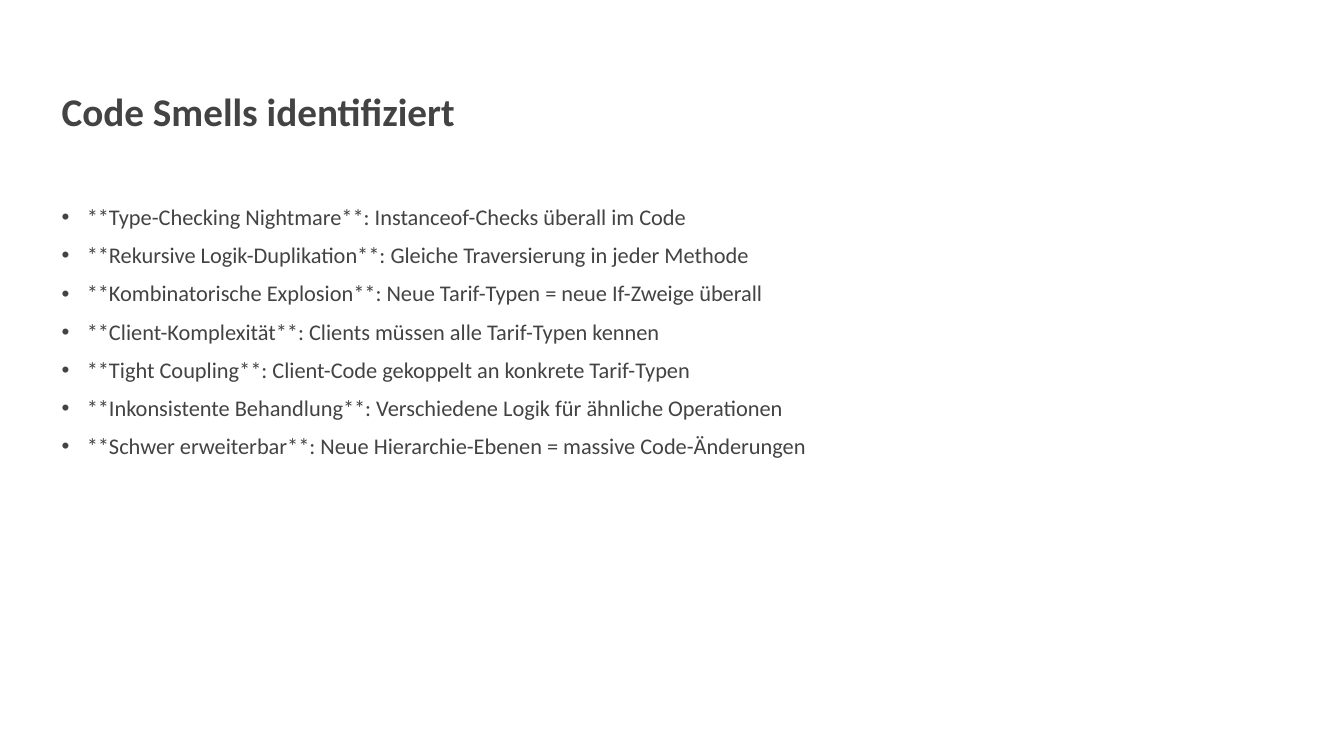
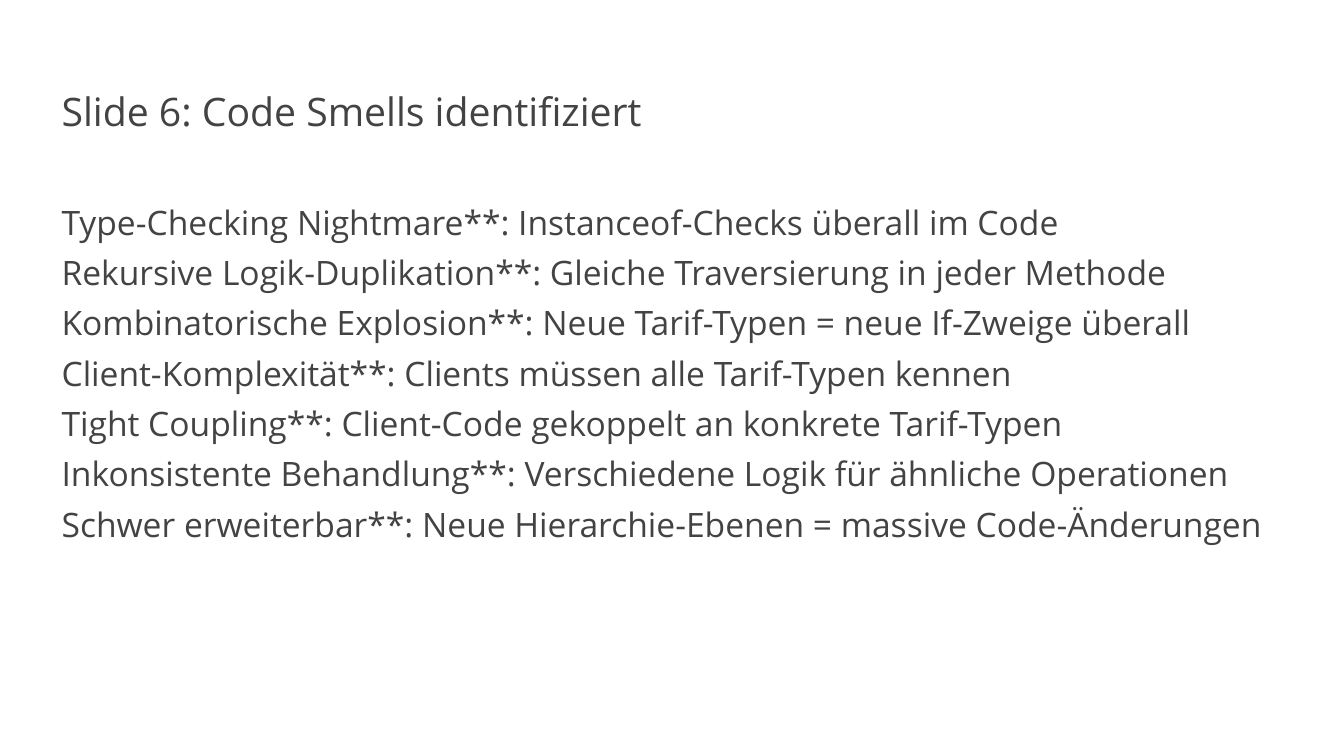
Before and after one commit to vanillacore-net/september-2025-telekom-training, a slide deck: slide 7 of presentations/powerpoint/block2-presentation.pptx. Drawn at 1344x756 pixels with LibreOffice and Linux fonts; fonts in the diff are those of the drawing; background and template pictures are left out. Boxes give left, top, right and bottom in pixels: in the first picture for what was removed or moved away, otherwise in the second. Text is boxed around its words. In the diff, an @@ line names an element or a change of style, - is before the commit and + after.

Commit message:
Fix Block 2 font issues - remove Calibri overrides
- Remove all explicit font.name = 'Calibri' settings for regular text
- Let VanillaCore.pptx template control fonts through layout inheritance
- Keep Consolas font ONLY for code blocks (Layout 9)
- Regenerate Block 2 presentation with 24 slides using proper font rules
- Create fix_block2_fonts.py script for template font compliance
- Professional appearance with template-controlled fonts

```diff
--- a/presentations/powerpoint/block2-presentation.pptx
+++ b/presentations/powerpoint/block2-presentation.pptx
@@ title at (62, 96, 642, 127): text changed; font Calibri to Open Sans; bold off @@
-Code Smells identifiziert
+Slide 6: Code Smells identifiziert
@@ text at (62, 209, 1262, 545): text changed; size 16 to 24 pt; font Calibri to Open Sans @@
-• **Type-Checking Nightmare**: Instanceof-Checks überall im Code
-• **Rekursive Logik-Duplikation**: Gleiche Traversierung in jeder Methode
-• **Kombinatorische Explosion**: Neue Tarif-Typen = neue If-Zweige überall
-• **Client-Komplexität**: Clients müssen alle Tarif-Typen kennen
-• **Tight Coupling**: Client-Code gekoppelt an konkrete Tarif-Typen
-• **Inkonsistente Behandlung**: Verschiedene Logik für ähnliche Operationen
-• **Schwer erweiterbar**: Neue Hierarchie-Ebenen = massive Code-Änderungen
+Type-Checking Nightmare**: Instanceof-Checks überall im Code
+Rekursive Logik-Duplikation**: Gleiche Traversierung in jeder Methode
+Kombinatorische Explosion**: Neue Tarif-Typen = neue If-Zweige überall
+Client-Komplexität**: Clients müssen alle Tarif-Typen kennen
+Tight Coupling**: Client-Code gekoppelt an konkrete Tarif-Typen
+Inkonsistente Behandlung**: Verschiedene Logik für ähnliche Operationen
+Schwer erweiterbar**: Neue Hierarchie-Ebenen = massive Code-Änderungen
```
Also in this commit, not shown: 18 other slides changed, 5 slides added, 5 slides removed, 2 other files.
